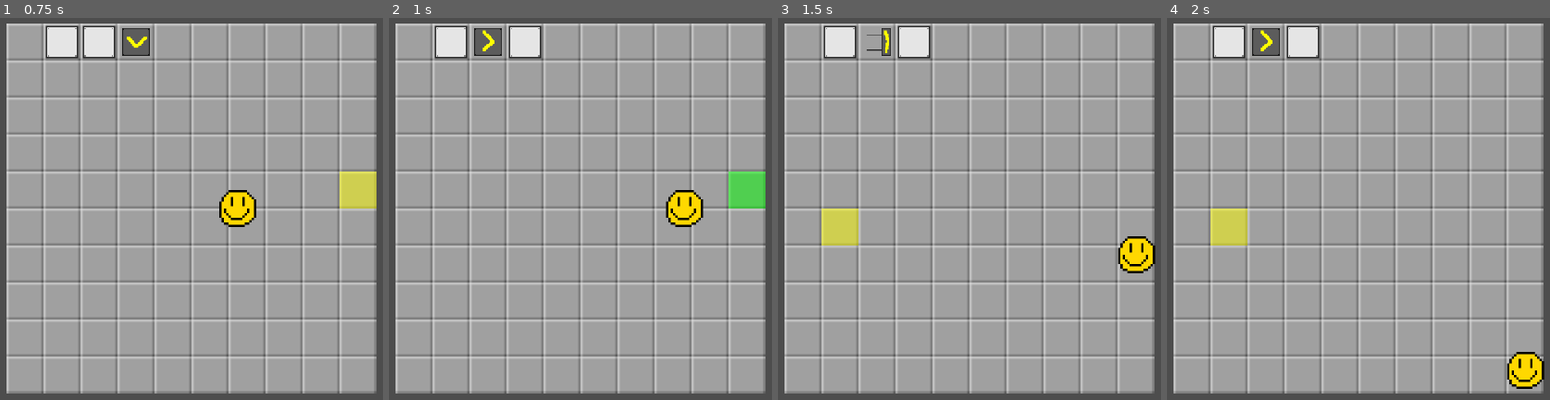
Above: before the commit, frames 1-4 (left to right).
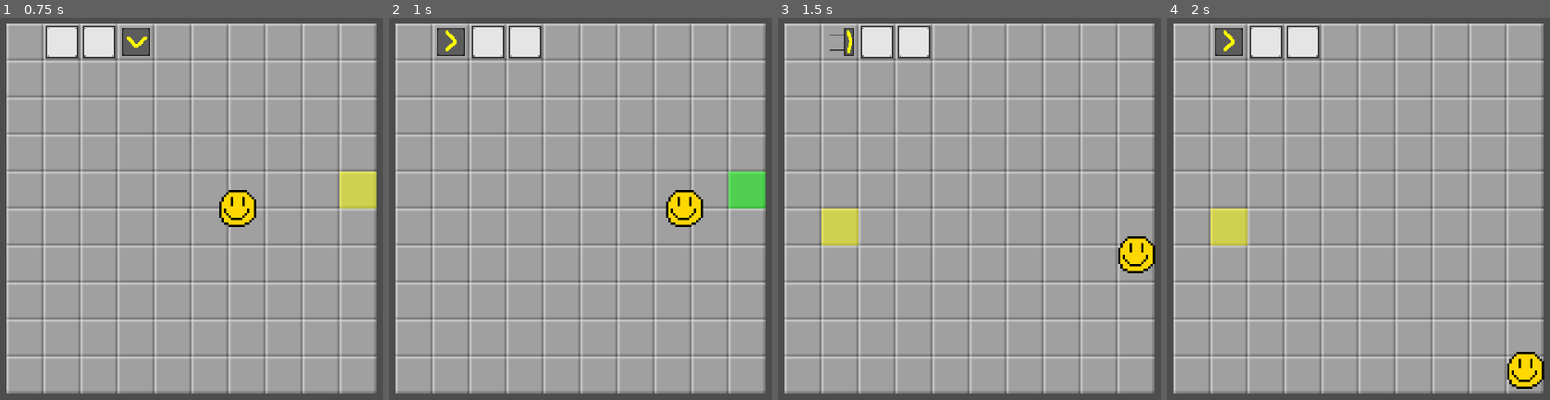
Above: after the commit, the same moments.

Repository: Stev51/gmtk-jam-2025
Game: Godot game, scene res://scenes/main.tscn
The game is run twice, just before and just after one commit, with the same random seed, the same clock (stepped at 60 frames per second) and the same inputs.
Inputs (mouse positions are in pixels of both pictures, inside the frame that each line leads up to):
- Up to frame 1 (0.75 s): tap Enter at 0.5 s; move the mouse to (356, 186) at 0.52 s; hold Right (ui_right) from 0.53 s (still down); click (356, 186) at 0.67 s
- Up to frame 2 (1 s): keep holding Right (ui_right)
- Up to frame 3 (1.5 s): move the mouse to (820, 228) at 1.27 s; release Right (ui_right) at 1.28 s; hold Down (ui_down) from 1.28 s (still down)
- Up to frame 4 (2 s): keep holding Down (ui_down)

Frame 1 is identical in both runs. In frame 2, 1.5% of the frame differs, in the area x 11-31%, y 1-11%; in frame 3, 1.5%; in frame 4, 1.5%.

Commit message:
quick fix

Diff:
--- a/scripts/mechanism.gd
+++ b/scripts/mechanism.gd
@@ -58,8 +58,9 @@
 	return simulationResult
 
 func setToPush(dir: Util.Direction) -> bool:
+	if dir == directionToMove: return true
 	if directPushByMech == true: return false
-	if dir != directionToMove: pushOverload += 1
+	pushOverload += 1
 	if pushOverload > 1:
 		simulationResult = false
 		processed = true
